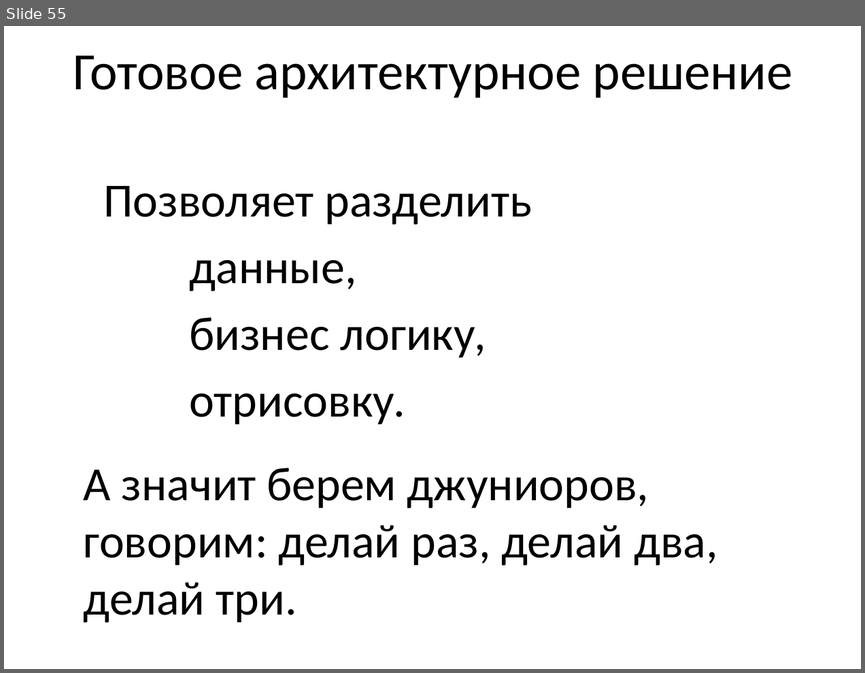
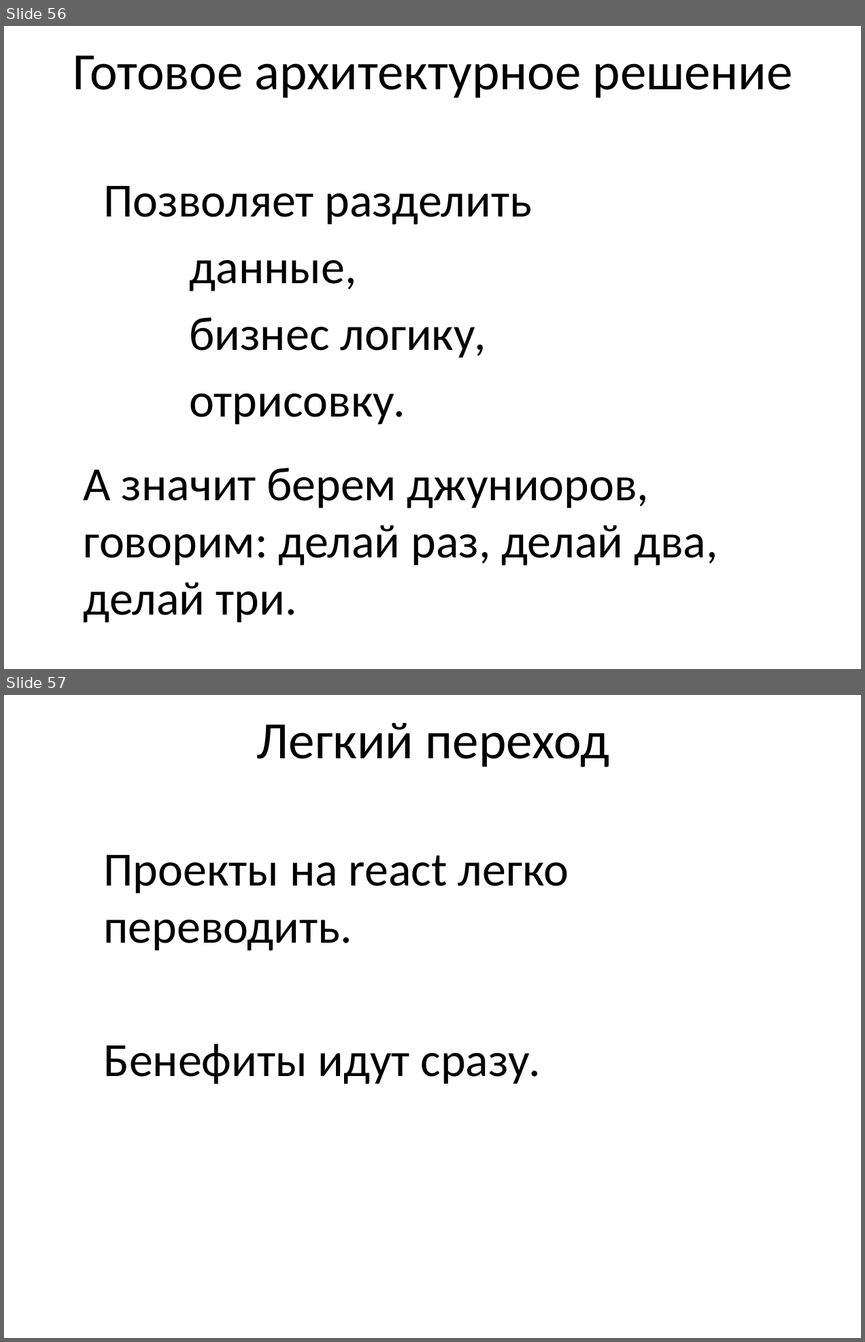
Before and after one commit to nickolaysm/flux_its_easy, a slide deck: pptx/Flux.pptx. Shown one above the other, each under a label of ours: slide 55 before the commit, slides 56 and 57 after it. The pictures are 865x673 and 865x1342 pixels, drawn with LibreOffice and Linux fonts; fonts in the diff are those of the drawing. Boxes give left, top, right and bottom in pixels: in the first picture for what was removed or moved away, otherwise in the second. Text is boxed around its words. In the diff, an @@ line names an element or a change of style, - is before the commit and + after.

```diff
--- a/pptx/Flux.pptx
+++ b/pptx/Flux.pptx
@@ slide 57 added at bbox=[4, 695, 861, 1338], background #FFFFFF @@
@@ title added at bbox=[257, 723, 609, 767], 44 pt, text #000000 @@
+Легкий переход
@@ text added at bbox=[103, 855, 569, 1084], 40 pt, text #000000 @@
+Проекты на react легко переводить.
+Бенефиты идут сразу.
@@ what was slide 55 is now slide 56 @@
```
Also in this commit, not shown: 18 slides changed, 3 other slides added, 1 slide removed.
